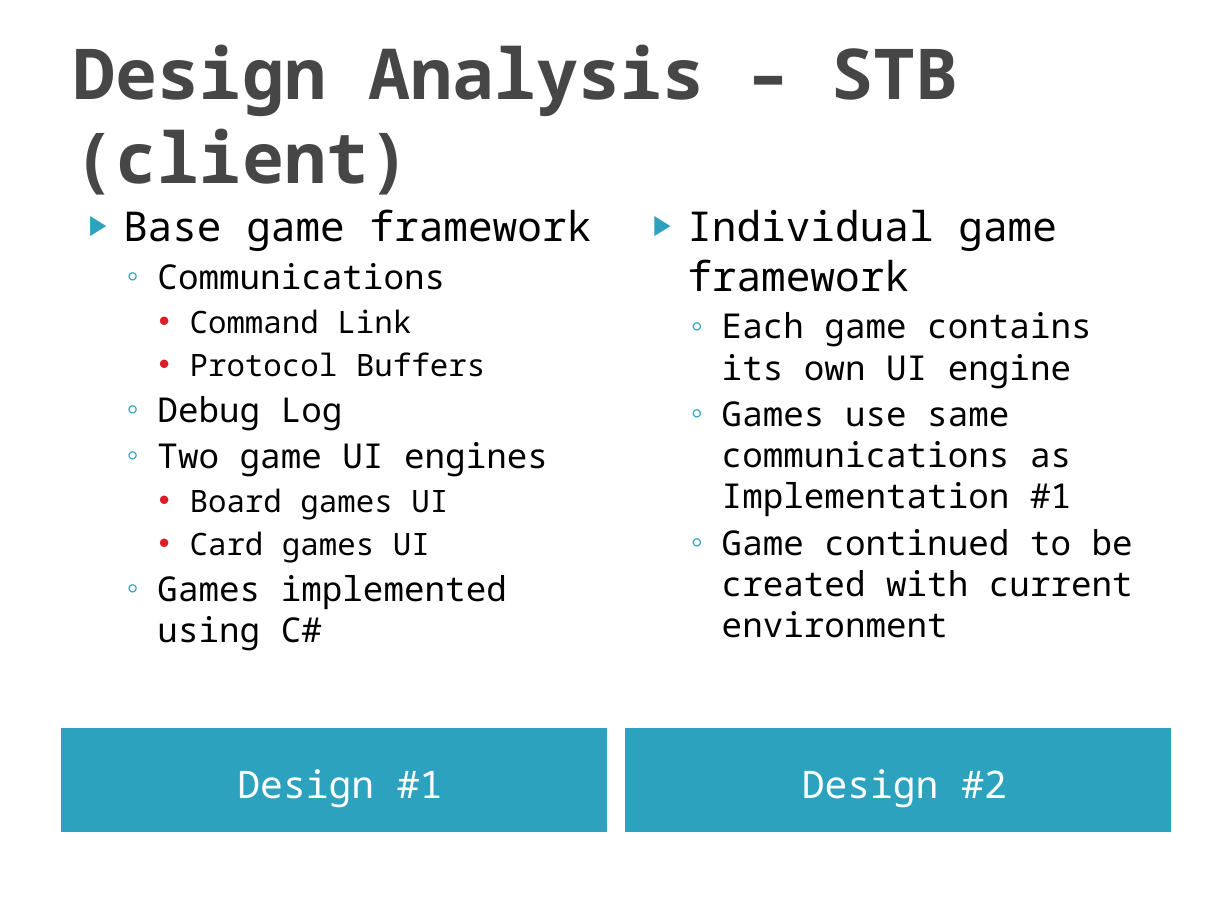
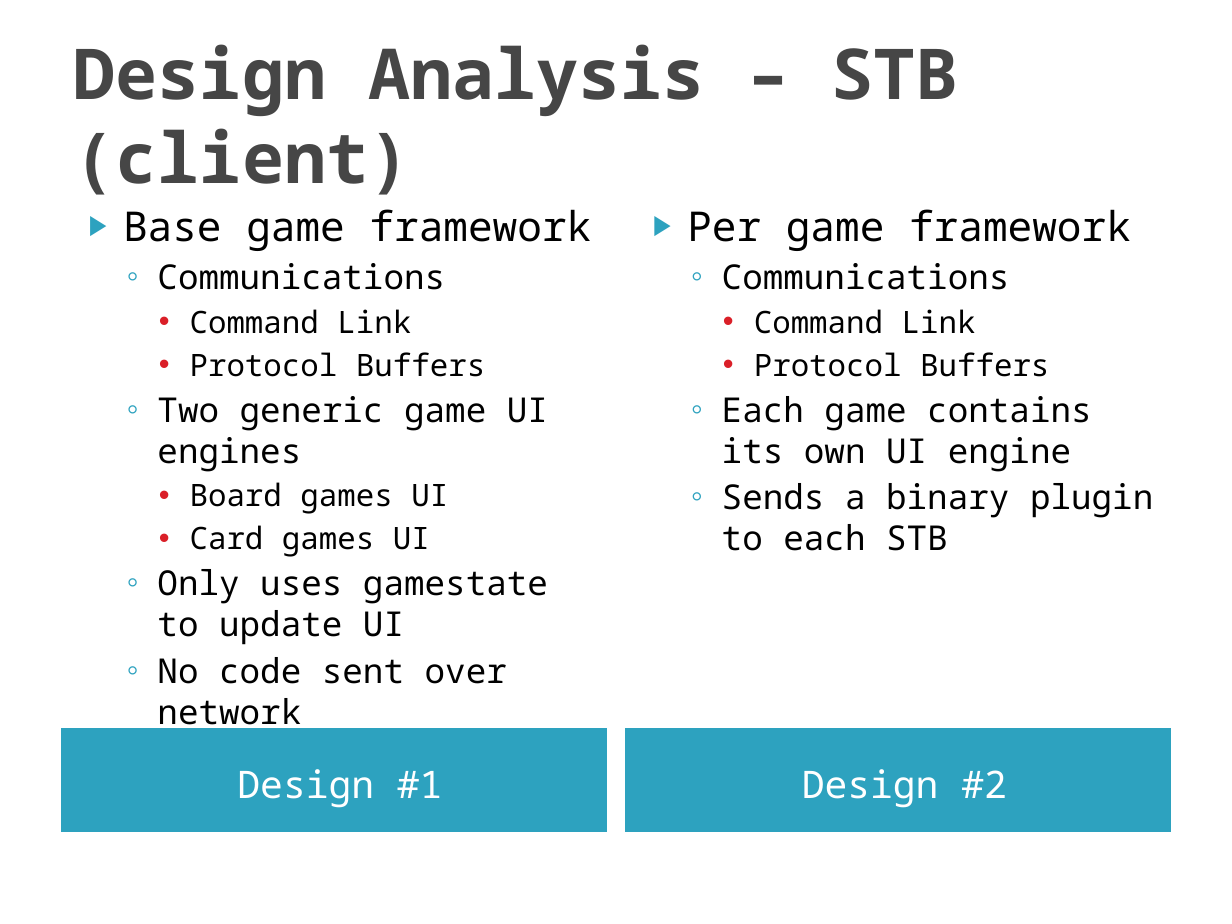
Before and after one commit to SDSMT-CSC/STBMF, a slide deck: slide 6 of Sprint1_Documents/Sprint 1 Review.pptx. Drawn at 1232x924 pixels with LibreOffice and Linux fonts; fonts in the diff are those of the drawing; background and template pictures are left out. Boxes give left, top, right and bottom in pixels: in the first picture for what was removed or moved away, otherwise in the second. Text is boxed around its words. In the diff, an @@ line names an element or a change of style, - is before the commit and + after.

```diff
--- a/Sprint1_Documents/Sprint 1 Review.pptx
+++ b/Sprint1_Documents/Sprint 1 Review.pptx
@@ text at bbox=[687, 209, 1131, 377]: text changed; size 24 to 18 pt @@
-▶ Individual game framework
+▶ Per game framework
+  ◦ Communications
+    • Command Link
+    • Protocol Buffers
@@ text at bbox=[157, 396, 548, 472]: text changed @@
-  ◦ Debug Log
-  ◦ Two game UI engines
+  ◦ Two generic game UI engines
@@ text at bbox=[722, 483, 1153, 551]: text changed @@
-  ◦ Games use same communications as Implementation #1
-  ◦ Game continued to be created with current environment
+  ◦ Sends a binary plugin to each STB
@@ text at bbox=[157, 569, 548, 734]: text changed @@
-  ◦ Games implemented using C#
+  ◦ Only uses gamestate to update UI
+  ◦ No code sent over network
```
Also in this commit, not shown: 7 other slides changed, 1 slide added.
